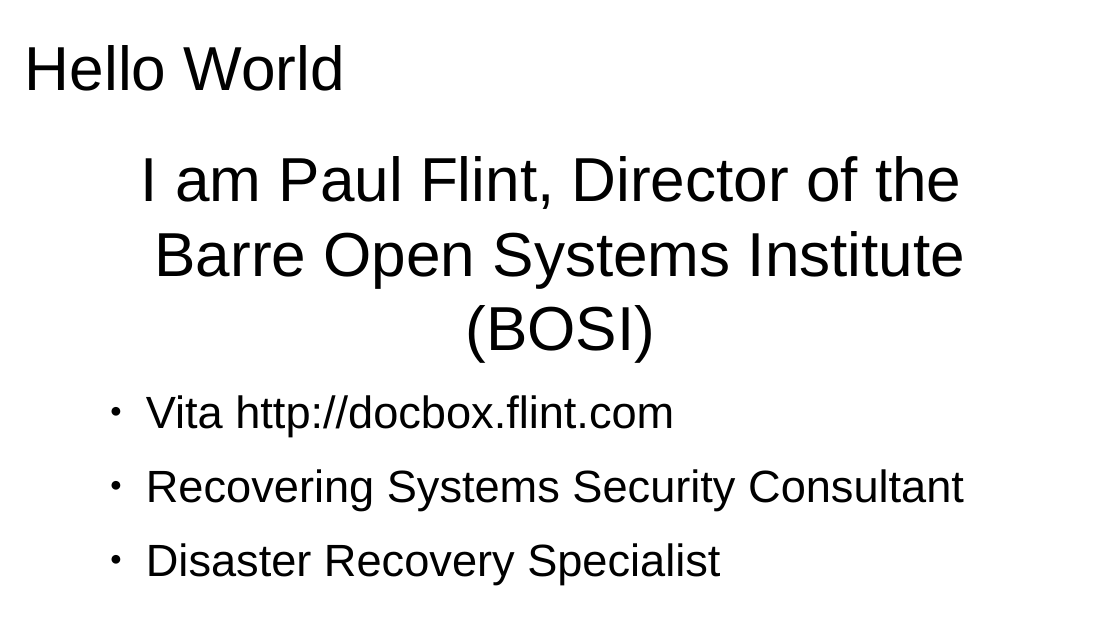
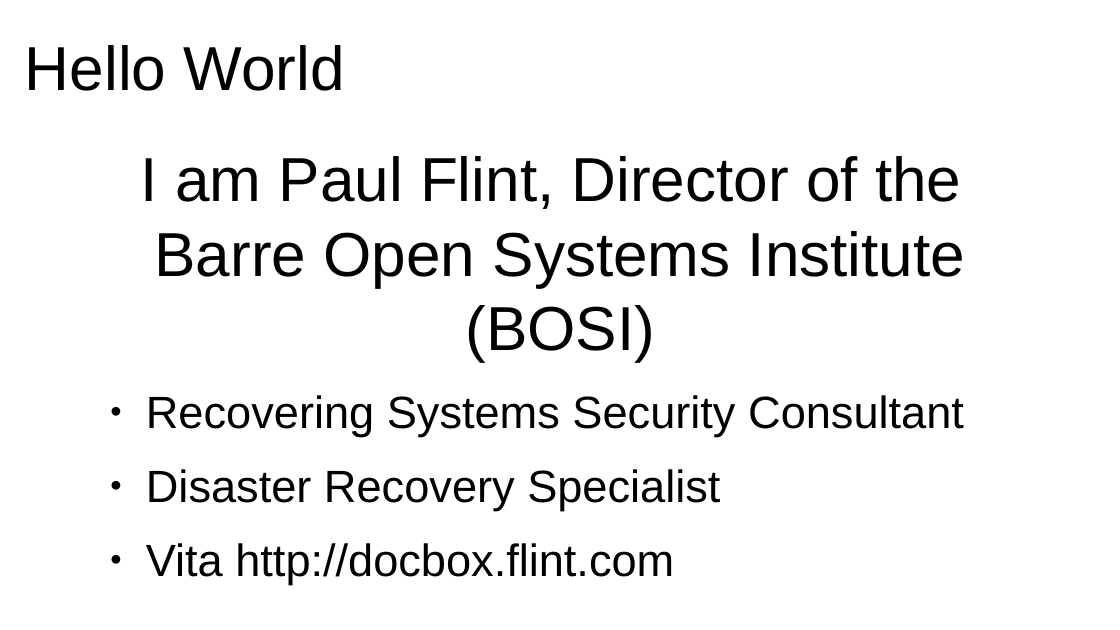
Before and after one commit to flintiii/TenStatementGit, a slide deck: slide 4 of vm_workshop_presentation.odp. Drawn at 1120x630 pixels with LibreOffice and Linux fonts; fonts in the diff are those of the drawing. Boxes give left, top, right and bottom in pixels: in the first picture for what was removed or moved away, otherwise in the second. Text is boxed around its words. In the diff, an @@ line names an element or a change of style, - is before the commit and + after.

Commit message:
proofed by flint

```diff
--- a/vm_workshop_presentation.odp
+++ b/vm_workshop_presentation.odp
@@ text at box(146, 395, 674, 437): paragraph removed @@
-● Vita http://docbox.flint.com
@@ text at box(146, 543, 674, 585): paragraph added @@
+● Vita http://docbox.flint.com
```
Also in this commit, not shown: 16 other slides changed, 3 slides added, 2 slides removed.
